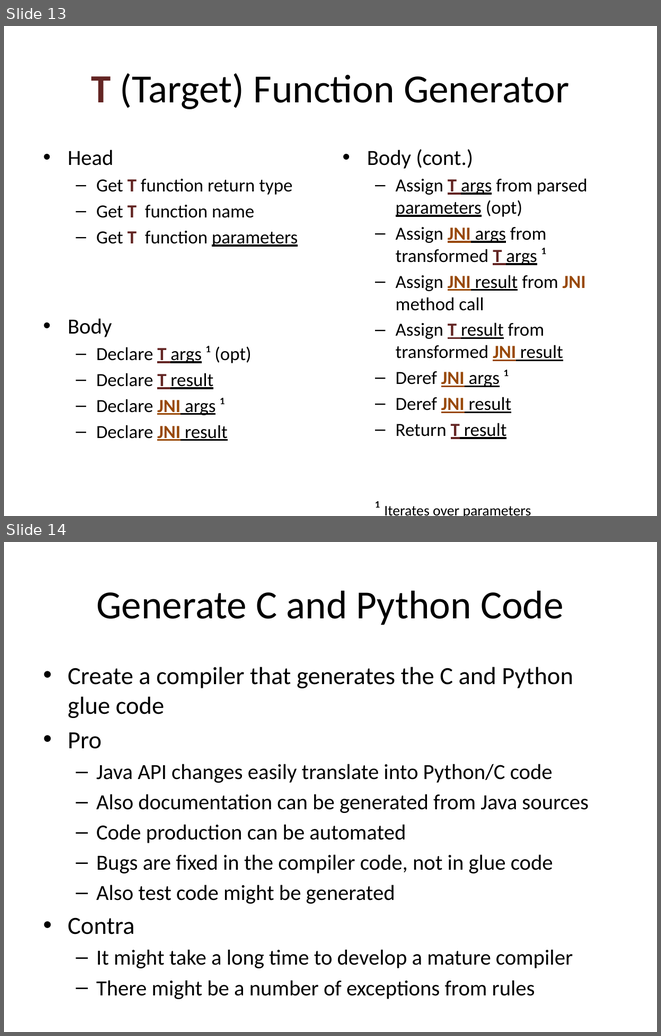
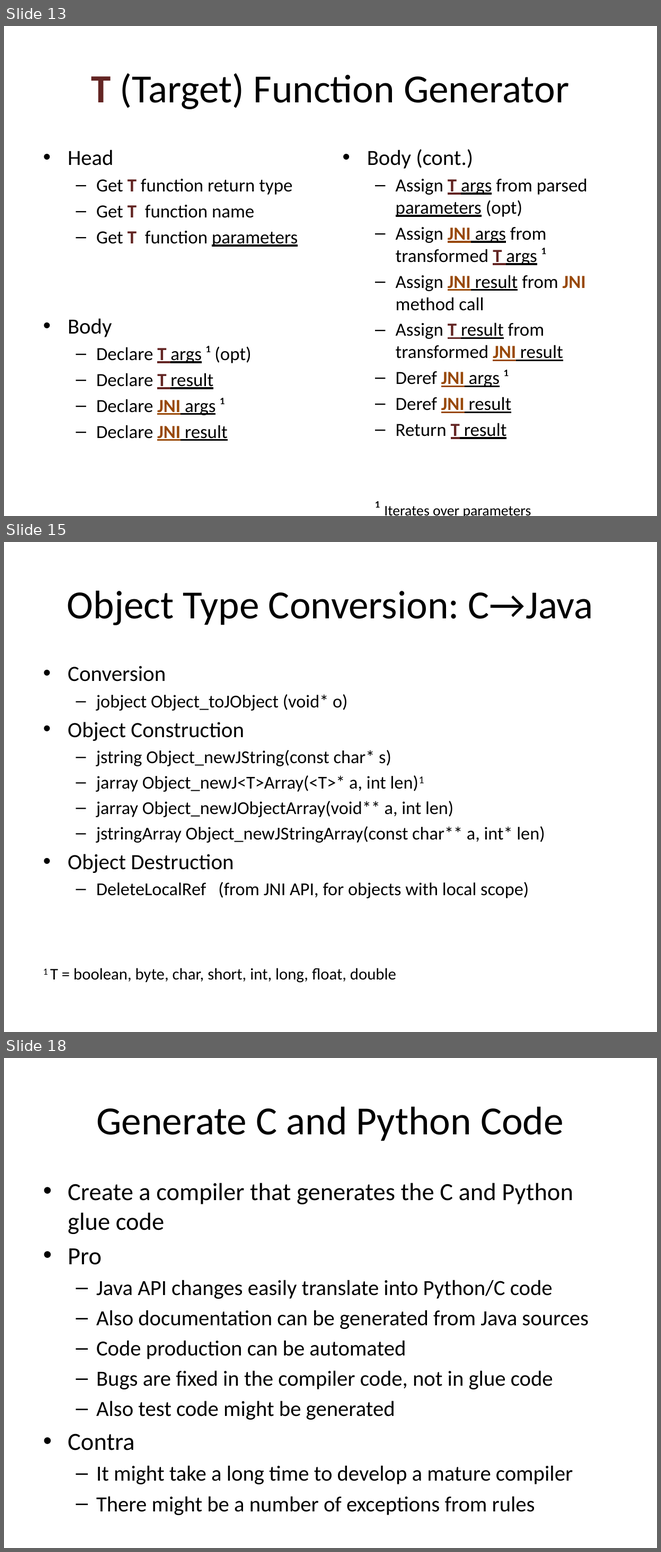
Before and after one commit to bcdev/beam-extapi, a slide deck: docs/beam-extapi.pptx. Shown one above the other, each under a label of ours: slides 13 and 14 before the commit, slides 13, 15 and 18 after it; the slides between them are not shown. The pictures are 661x1036 and 661x1552 pixels, drawn with LibreOffice and Linux fonts; fonts in the diff are those of the drawing. Boxes give left, top, right and bottom in pixels: in the first picture for what was removed or moved away, otherwise in the second. Text is boxed around its words. In the diff, an @@ line names an element or a change of style, - is before the commit and + after.

Commit message:
updated with overview of conversion functions

```diff
--- a/docs/beam-extapi.pptx
+++ b/docs/beam-extapi.pptx
@@ slide 15 added at [4, 542, 657, 1032], background #FFFFFF @@
@@ title added at [67, 590, 593, 625], 44 pt, text #000000 @@
+Object Type Conversion: C→Java
@@ text added at [43, 665, 545, 982], 20 pt, text #000000 @@
+• Conversion
+  – jobject Object_toJObject (void* o)
+• Object Construction
+  – jstring Object_newJString(const char* s)
+  – jarray Object_newJ<T>Array(<T>* a, int len)1
+  – jarray Object_newJObjectArray(void** a, int len)
+  – jstringArray Object_newJStringArray(const char** a, int* len)
+• Object Destruction
+  – DeleteLocalRef (from JNI API, for objects with local scope)
+1 T = boolean, byte, char, short, int, long, float, double
@@ what was slide 14 is now slide 18 @@
```
Also in this commit, not shown: 1 slide changed, 3 other slides added.
